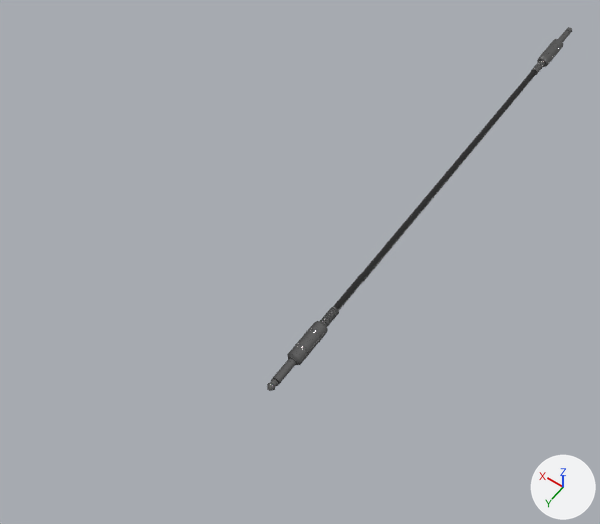
An edit to the FBX model Assets/Models/Cables/aux_cable.fbx, drawn before and after from the same camera.
Camera for both pictures: a 50 mm camera at (-0.231, 0.258, 0.547) aimed at (0.035, -0.114, -0.037). Lighting does not change. The marker at lower right points along +X, +Y and +Z. Where no turn or scale is listed for an object, it has been applied to the vertices.

The first picture shows 'B_J_Base', 'B_J_Base.001', 'B_J_connector', 'B_J_connector.001', 'B_J_spring', 'B_J_spring.001', 'B_J_spring.003'.
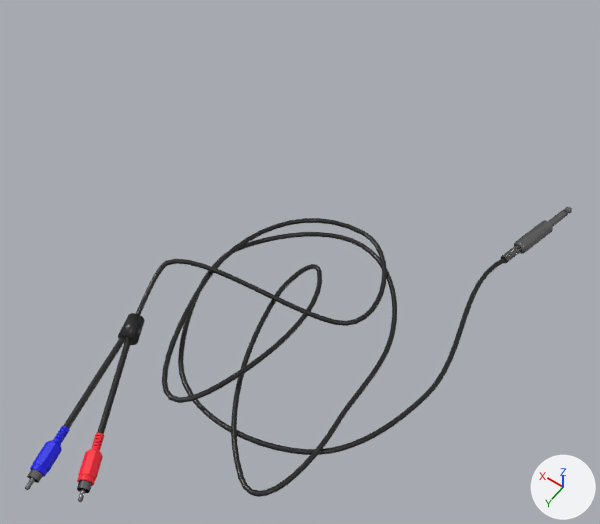
Where the newer file only moved an object's origin or applied its transform, the numbers keep the older frame.

What changed in the scene script:
```text
Change me_b_j_base:
    where me_b_j_base.from_pydata(...)  # 912 vertices, 1418 faces; spans x -0.63..0.63, y -0.63..0.63, z -1.1..2.9
    used by ob_b_j_base; location = (-0.0339, -0.0194, 0.0); rotation_euler = (1.571, 0.0, 0.0), in degrees (90, 0, 0); scale = (0.01, 0.01, 0.01)
    me_b_j_base part 3: the whole mesh is turned -90 degrees about the x axis through the mesh origin and scaled by 100
Change me_b_j_spring_001:
    where me_b_j_spring_001.from_pydata(...)  # 2502 vertices, 2496 faces; spans x -0.0035..0.0035, y -0.0204..0.0004, z -0.0035..0.0035
    me_b_j_spring_001 part 2: the whole mesh is turned 166 degrees about the z axis through its middle, then moved by (-0.088, -0.1435, 0.0)
Change me_b_j_connector:
    where me_b_j_connector.from_pydata(...)  # 338 vertices, 360 faces; spans x -0.0032..0.0032, y -0.0085..0.0231, z -0.0032..0.0032
    me_b_j_connector part 1: the whole mesh is turned 166 degrees about the z axis through its middle, then moved by (-0.1033, -0.2683, 0.0)
Change ob_b_j_base:
    ob_b_j_base.location: (-0.0339, -0.0194, 0.0) -> (-0.1309, -0.2362, 0.0)
    ob_b_j_base.rotation_euler: (1.571, 0.0, 0.0) -> (0.0, 3.142, -0.245)  # degrees (90, 0, 0) -> degrees (0, 180, -14)
    ob_b_j_base.scale: (0.01, 0.01, 0.01) -> (0.0001, 0.0001, 0.0001)
Remove ob_b_j_base_001:
    ob_b_j_base_001 = bpy.data.objects.new('B_J_Base.001', me_b_j_base_002)
Remove ob_b_j_spring:
    ob_b_j_spring = bpy.data.objects.new('B_J_spring', me_b_j_spring)
Remove ob_b_j_connector_001:
    ob_b_j_connector_001 = bpy.data.objects.new('B_J_connector.001', me_b_j_connector_001)
Remove ob_b_j_spring_003:
    ob_b_j_spring_003 = bpy.data.objects.new('B_J_spring.003', me_b_j_spring_003)
Add ob_rca_cable_001:
    ob_rca_cable_001 = bpy.data.objects.new('RCA_cable.001', me_rca_cable_002)  # 3900 vertices, 3436 faces; spans x -0.045..0.181, y -0.472..0.035, z -0.009..0.007; in mat_black_rubber_cable_001 (black #191919), mat_black_rubber_cable (black #191919), mat_steel_connector_001 (grey #868686), mat_black_rubber_001 (red #ff1f35), mat_white_plastic_001 (light grey #c8c8c8), mat_blue_rubber_001 (blue #080ce7)
    ob_rca_cable_001.location = (0.0634, 0.1458, 0.0)
Add ob_beziercurve:
    ob_beziercurve = bpy.data.objects.new('BezierCurve', me_beziercurve_001)  # 2316 vertices, 2304 faces; spans x -0.135..0.1, y -0.195..0.096, z -0.002..0.018; in mat_black_rubber_cable (black #191919)
    ob_beziercurve.location = (0.0, 0.0, 0.0)
```

Where the change shows, as pixel boxes (x1, y1, x2, y2) in the pictures (600 x 524 px):
'BezierCurve', added (black)
    after: (136, 218, 507, 497)
'RCA_cable.001', added
    after: (25, 313, 145, 502)
'B_J_spring', deleted (black)
    before: (267, 70, 537, 390)
'B_J_Base', moved, turned, rescaled
    before: (293, 322, 328, 365)
    after: (514, 220, 553, 254)
'B_J_connector', mesh turned
    before: (268, 359, 296, 391)
    after: (548, 207, 572, 227)
'B_J_Base.001', deleted
    before: (537, 39, 563, 67)
'B_J_spring.001', mesh turned
    before: (323, 308, 339, 327)
    after: (500, 245, 522, 263)
'B_J_connector.001', deleted
    before: (558, 27, 572, 42)
'B_J_spring.003', deleted
    before: (531, 60, 545, 75)
